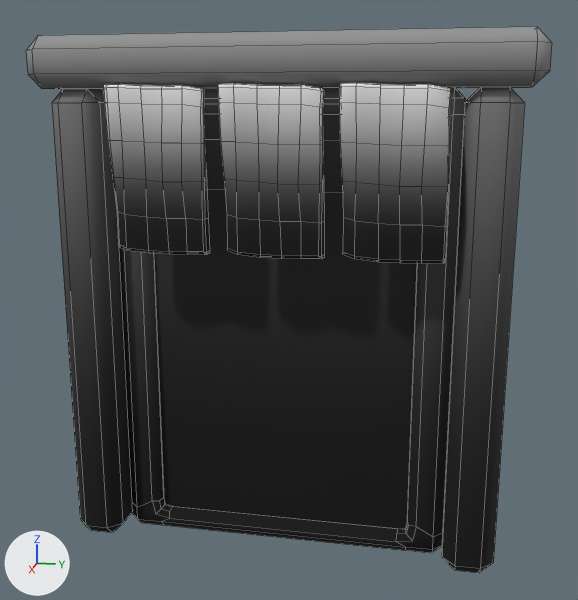
One commit to the FBX model Assets/PackageAsset/Honda 1/Wood/SM_Wood_Door_04.fbx: the scene before it, then after it.
The view is the same before and after, from a camera (50 mm lens) standing at (1.312, 0.18, 0.639) and looking at (0.453, 0.008, 0.424). The axes (+X, +Y, +Z) are drawn at lower left. The lights are the same throughout. Mesh edges are drawn as thin lines. Where no turn or scale is listed for an object, it has been applied to the vertices.

In view in the first picture: 'SM_Wood_Door_04'.
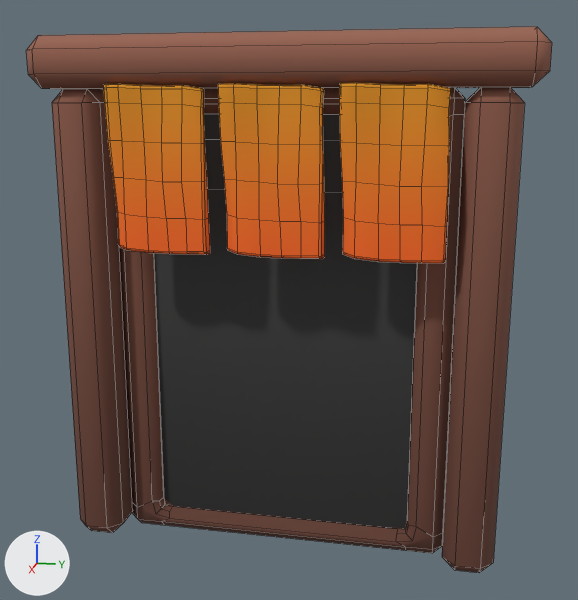
Scene script edits in JSON lines:
```json
{"op": "add", "block": "img_t_all_01_png", "code": ["img_t_all_01_png = load_image('T_All_01.png', '../T_All_01.png', 2048, 2048, 'sRGB')"]}
{"op": "set", "path": "mat_mi_wood_01.texture", "old": "img_t_clay_01_png", "new": "img_t_all_01_png"}
```

Pixel boxes (x1, y1, x2, y2) of what changed, in the pictures (578 x 600 px):
```json
{"object": "SM_Wood_Door_04", "change": "surface changed", "before": [26, 27, 552, 573], "after": [26, 27, 552, 573]}
```
